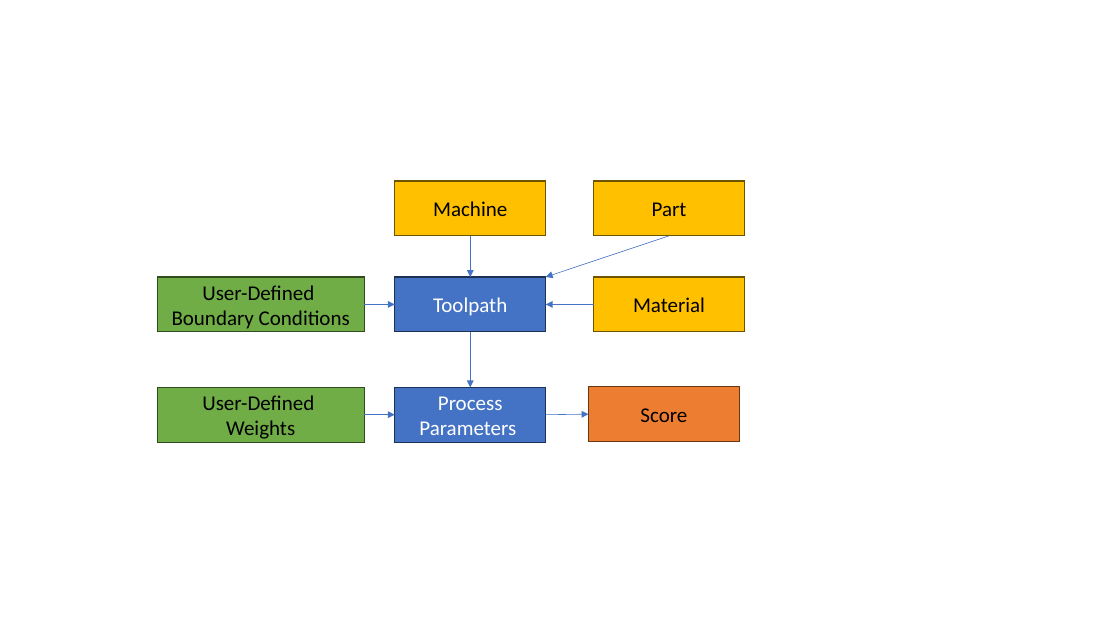
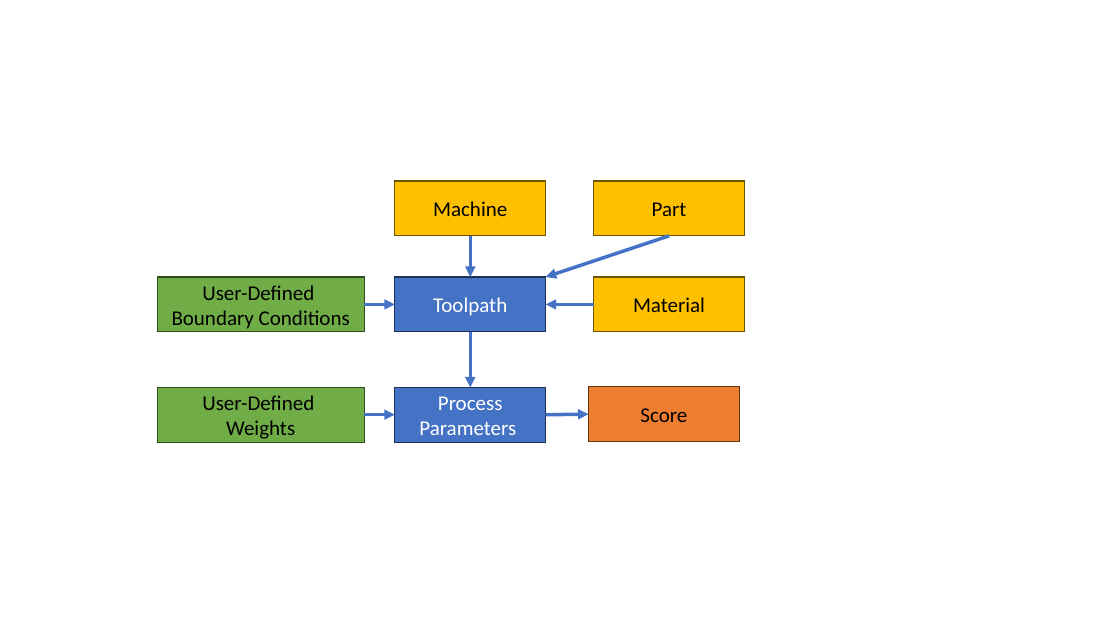
Before and after one commit to JanNalivaika/MASTERS-THESIS, a slide deck: slide 1 of Latex/figures/images.pptx. Drawn at 1120x630 pixels with LibreOffice and Linux fonts; fonts in the diff are those of the drawing. Boxes give left, top, right and bottom in pixels: in the first picture for what was removed or moved away, otherwise in the second. Text is boxed around its words. In the diff, an @@ line names an element or a change of style, - is before the commit and + after.

```diff
--- a/Latex/figures/images.pptx
+++ b/Latex/figures/images.pptx
@@ arrow (471, 236) - (471, 277): stroke #4472C4 0.5 pt to #4472C4 3 pt @@
@@ arrow (670, 236) - (546, 277): stroke #4472C4 0.5 pt to #4472C4 3 pt @@
@@ arrow (365, 304) - (395, 304): stroke #4472C4 0.5 pt to #4472C4 3 pt @@
@@ arrow (594, 304) - (546, 304): stroke #4472C4 0.5 pt to #4472C4 3 pt @@
@@ arrow (471, 332) - (471, 387): stroke #4472C4 0.5 pt to #4472C4 3 pt @@
@@ arrow (365, 415) - (395, 415): stroke #4472C4 0.5 pt to #4472C4 3 pt @@
@@ arrow (546, 415) - (589, 414): stroke #4472C4 0.5 pt to #4472C4 3 pt @@
```
Also in this commit, not shown: 1 other slide changed, 5 slides added, 17 other files.
